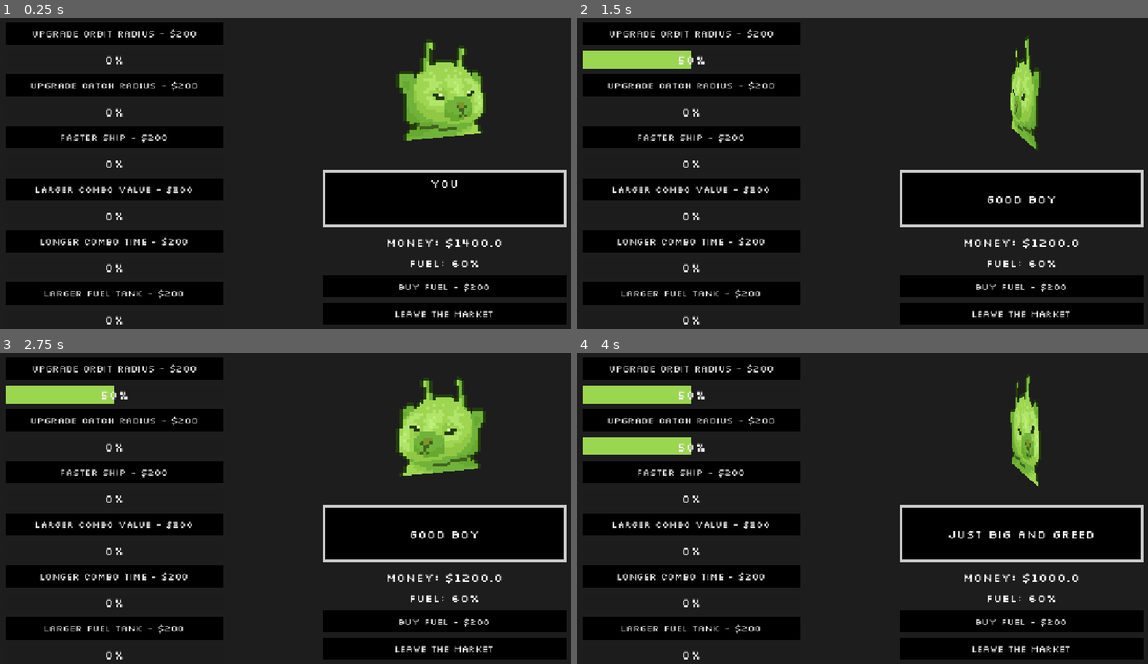
Above: before the commit, frames 1-4 (two rows, left to right).
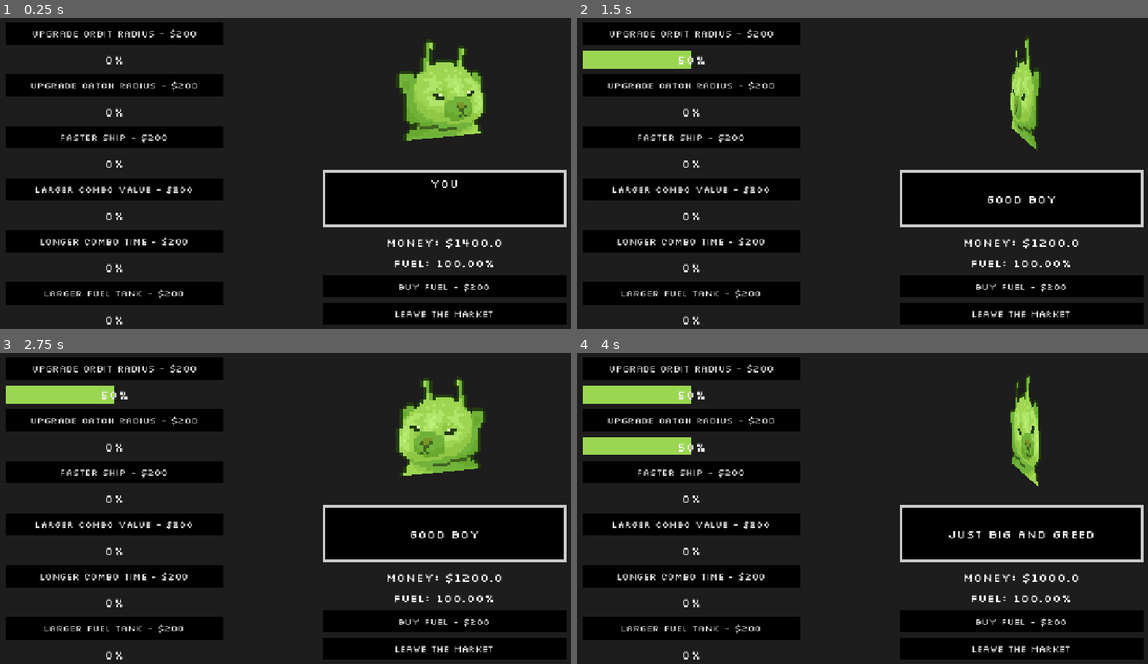
Above: after the commit, the same moments.

Repository: DudeNamedDarcy/CosmicJam2026
Game: Godot game, scene res://market/black_hole_market.tscn
The game is run twice, just before and just after one commit, with the same random seed, the same clock (stepped at 60 frames per second) and the same inputs. This scene is started directly instead of the project's main scene. Sound files missing from this copy of the repository are replaced by a short silence.
Inputs (mouse positions are in pixels of both pictures, inside the frame that each line leads up to):
- Up to frame 1 (0.25 s): no input
- Up to frame 2 (1.5 s): click "Upgrade Orbit Radius - $200" at 0.5 s; move the mouse to (988, 157) at 1.27 s; press the mouse at (988, 157) at 1.28 s; hold Right (ComboRight) from 1.28 s (still down)
- Up to frame 3 (2.75 s): release Right (ComboRight) at 2 s; release the mouse at (411, 492) at 2 s; drag from (165, 527) to (251, 576) at 2.02 s
- Up to frame 4 (4 s): click "Upgrade Catch Radius - $200" at 2.75 s; move the mouse to (919, 440) at 3.52 s; press the mouse at (919, 440) at 3.53 s; hold Right (ComboRight) from 3.53 s (still down)

The runs differ from the first frame. In frame 1, 0.2% of the frame differs, in the area x 69-87%, y 77-81%; in frame 2, 0.2%; in frame 3, 0.2%; in frame 4, 0.2%.

Commit message:
Added Fuel variable to Ship

Diff:
--- a/Scenes/player_controller.gd
+++ b/Scenes/player_controller.gd
@@ -75,6 +75,8 @@
 	#print(aimArrow.rotation)
 
 func _physics_process(delta: float) -> void:
+	print("Fuel: %.2f" % (ScoreAndUpgrades.fuel_quantity))
+	#thanks to this article: https://forum.godotengine.org/t/how-to-display-a-float-with-two-decimal-points/133086/3
 	characterDirection.x = Input.get_axis("MoveLeft", "MoveRight")
 	characterDirection.y = Input.get_axis("MoveUp", "MoveDown")
 	characterDirection = characterDirection.normalized()
@@ -97,6 +99,7 @@
 
 	# Smooth acceleration and deceleration
 	if characterDirection != Vector2.ZERO:
+		ScoreAndUpgrades.fuel_quantity -= 0.075
 		var target_velocity = characterDirection * (maxMovementSpeed + (30 * (ScoreAndUpgrades.faster_ship_progress)))
 		velocity = velocity.move_toward(target_velocity, (acceleration + (50 * (ScoreAndUpgrades.faster_ship_progress))) * delta)
 	else:
--- a/market/black_hole_market.gd
+++ b/market/black_hole_market.gd
@@ -48,7 +48,9 @@
 ]
 
 var leave_dialogue: Array[String] = ["zeep zorp",
-"Best of luck on those catches!"
+"Best of luck on those catches!",
+"Never come back. Wait, you owe me money. Okay come back later. But not now, I’m tired of you.",
+"It’s never too late to repent."
 ]
 
 var broke_dialogue: Array[String] = ["Imagine being broke LOL",
@@ -69,7 +71,7 @@
 # Called every frame. 'delta' is the elapsed time since the previous frame.
 func _process(delta: float) -> void:
 	money_label.text = "Money: $" + str(ScoreAndUpgrades.money)
-	fuel_label.text = "Fuel: " + str(ScoreAndUpgrades.fuel_quantity) + "%"
+	fuel_label.text = "Fuel: %.2f" % (ScoreAndUpgrades.fuel_quantity) + "%"
 	#print(ScoreAndUpgrades.money)
 
 func _out_of_money() -> void:
--- a/singletons/score_and_upgrades.gd
+++ b/singletons/score_and_upgrades.gd
@@ -9,7 +9,7 @@
 var longer_combo_progress: int = 0
 var larger_fuel_progress: int = 0
 
-var fuel_quantity = 60
+var fuel_quantity = 100
 
 # Called when the node enters the scene tree for the first time.
 func _ready() -> void:
